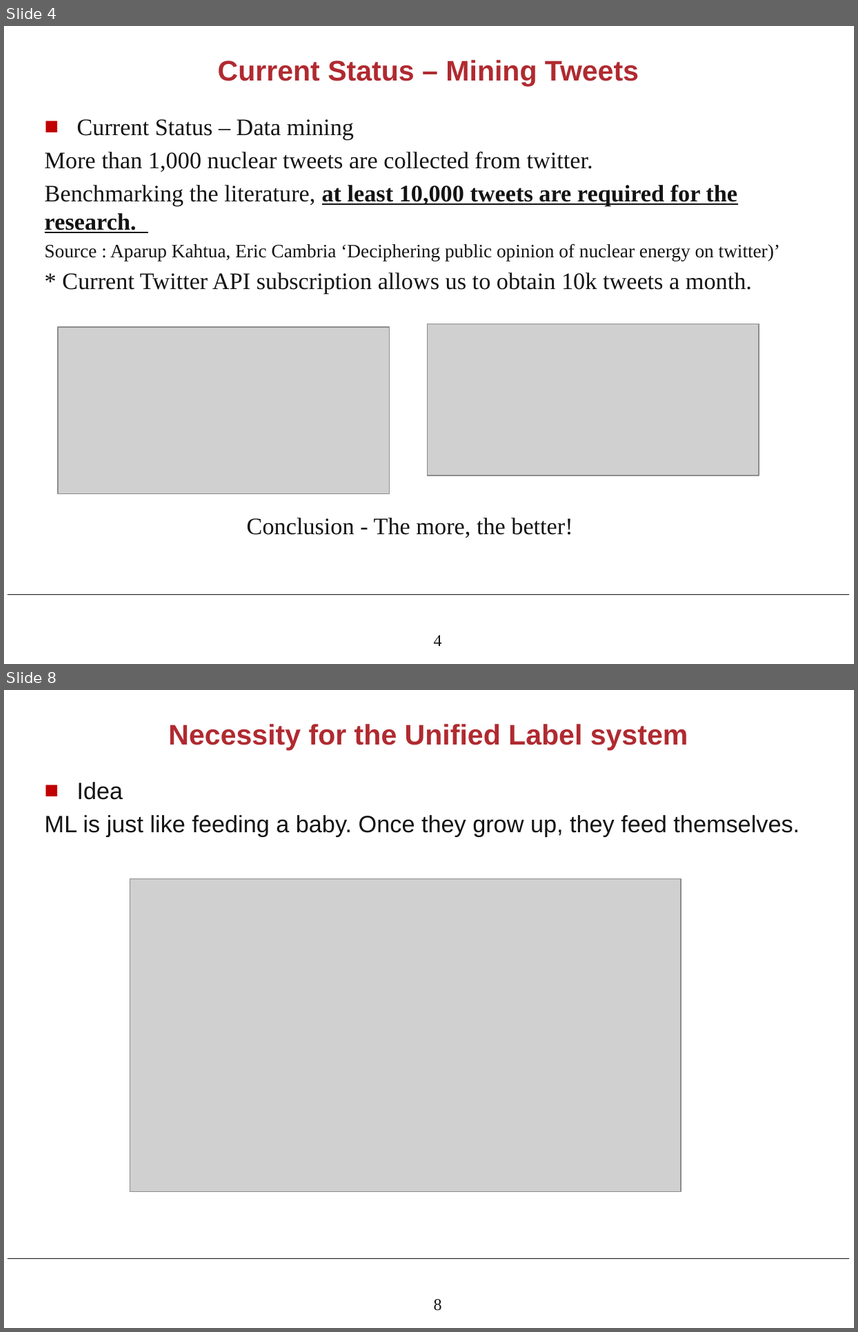
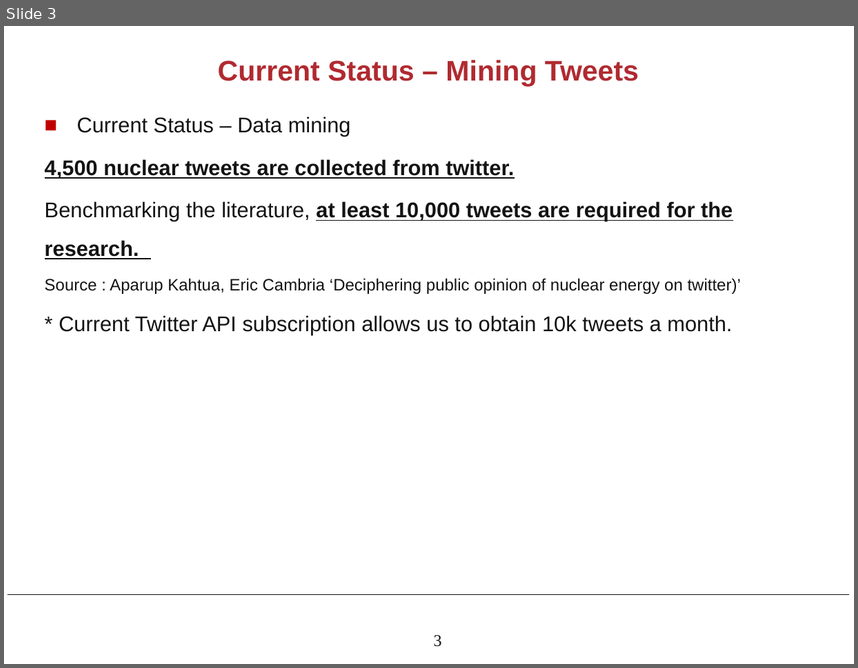
Before and after one commit to army17929/NLP, a slide deck: meeting_slides/week3.pptx. Shown one above the other, each under a label of ours: slides 4 and 8 before the commit, slide 3 after it; the slides between them are not shown. The pictures are 858x1332 and 858x668 pixels, drawn with LibreOffice and Linux fonts; fonts in the diff are those of the drawing; grey boxes stand for pictures; background and template pictures are left out. Boxes give left, top, right and bottom in pixels: in the first picture for what was removed or moved away, otherwise in the second. Text is boxed around its words. In the diff, an @@ line names an element or a change of style, - is before the commit and + after.

```diff
--- a/meeting_slides/week3.pptx
+++ b/meeting_slides/week3.pptx
@@ slide 8 removed at (4, 690, 854, 1328), background #FFFFFF; not listed: 2 template elements that a slide beside it also shows @@
@@ title removed at (168, 724, 688, 751) @@
-Necessity for the Unified Label system
@@ text removed at (45, 782, 800, 836) @@
-■ Idea
-ML is just like feeding a baby. Once they grow up, they feed themselves.
@@ picture removed at (130, 879, 681, 1192) @@
@@ what was slide 4 is now slide 3 @@
@@ slide 3 changed as well @@
@@ text at (45, 116, 741, 335): size 20 to 18 pt in "Current Status – Data mining", "Benchmarking the literature, at least 10,000 tweets ...", "* Current Twitter API subscription allows us ..."; font Times New Roman to Arial in "Current Status – Data mining", "Benchmarking the literature, at least 10,000 tweets ...", "Source : Aparup Kahtua, Eric Cambria ‘Deciphering ...", "* Current Twitter API subscription allows us ..."; size 16 to 14 pt in "Source : Aparup Kahtua, Eric Cambria ‘Deciphering ..."; line spacing 1 to 1.5 @@
@@ text at (45, 159, 514, 178): text changed; size 20 to 18 pt; font Times New Roman to Arial; bold on @@
-More than 1,000 nuclear tweets are collected from twitter.
+4,500 nuclear tweets are collected from twitter.
@@ picture removed at (58, 327, 389, 494) @@
@@ picture removed at (428, 323, 759, 474) @@
@@ text removed at (247, 517, 573, 537) @@
-Conclusion - The more, the better!
@@ page number at (434, 635, 442, 646): text changed @@
-4
+3
```
Also in this commit, not shown: 2 other slides changed, 7 slides added, 4 other slides removed, 15 other files.
